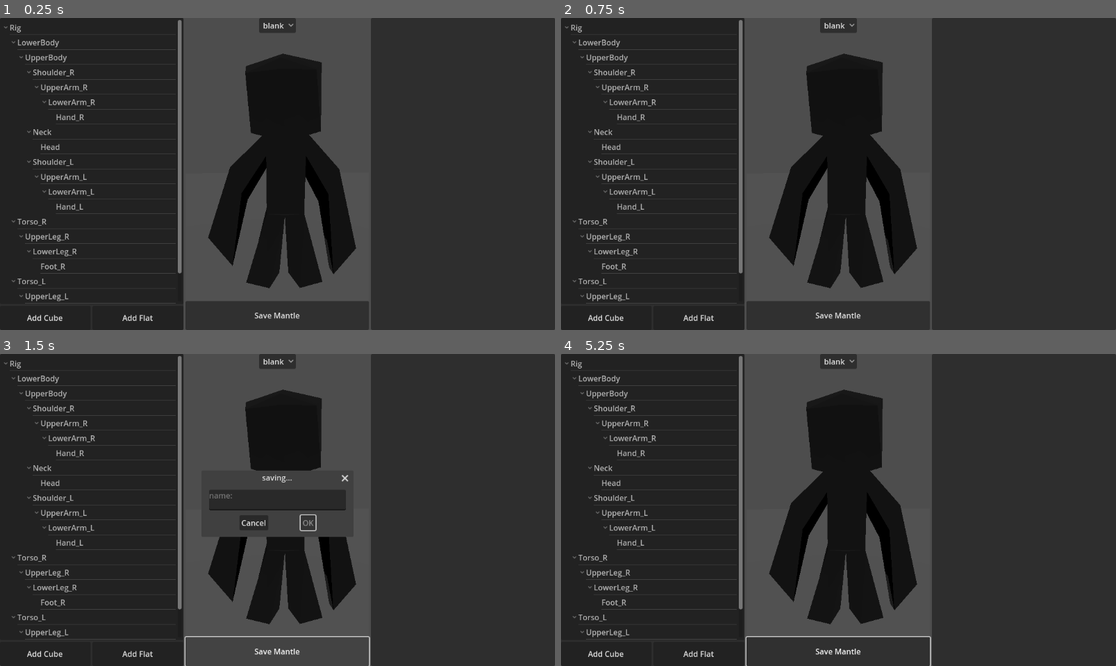
Above: before the commit, frames 1-4 (two rows, left to right).
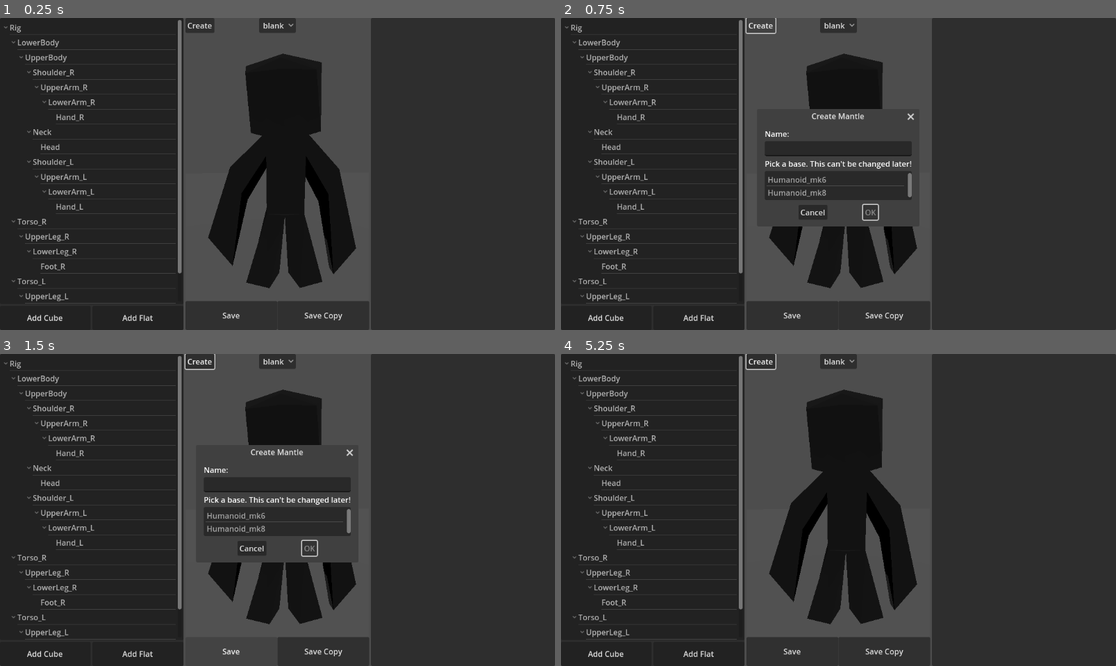
Above: after the commit, the same moments.

Repository: All-Chronical/MantleM
Game: Godot game, scene res://Program/char_maker_control.tscn
The game is run twice, just before and just after one commit, with the same random seed, the same clock (stepped at 60 frames per second) and the same inputs.
Inputs (mouse positions are in pixels of both pictures, inside the frame that each line leads up to):
- Up to frame 1 (0.25 s): no input
- Up to frame 2 (0.75 s): click (760, 24) at 0.5 s, where only the run after the commit has a clickable "Create"
- Up to frame 3 (1.5 s): click "Save Mantle" (after the commit: "Save") at 1.25 s
- Up to frame 4 (5.25 s): click (882, 650) at 2 s, where only the run after the commit has a clickable "Save Copy"; click "Add Cube" at 2.75 s; click "Add Flat" at 3.5 s; click "blank" at 4.25 s; click "Cancel" at 5 s

The runs differ from the first frame. In frame 1, 0.4% of the frame differs, in the area x 33-62%, y 0-100%; in frame 2, 6.1%, in the area x 33-64%, y 0-100%; in frame 3, 4.2%; in frame 4, 0.7%.

Commit message:
feat: working multi-base editor. rework saving logic

Diff:
--- a/Program/char_maker_control.tscn
+++ b/Program/char_maker_control.tscn
@@ -94,6 +94,12 @@
 
 [node name="Node3D" parent="HBoxContainer/Viewport/SubViewportContainer/SubViewport" instance=ExtResource("1_or0s6")]
 
+[node name="CreateBtn" type="Button" parent="HBoxContainer/Viewport"]
+layout_mode = 1
+offset_right = 60.0
+offset_bottom = 31.0
+text = "Create"
+
 [node name="OptionButton" type="OptionButton" parent="HBoxContainer/Viewport"]
 layout_mode = 1
 anchors_preset = 5
@@ -106,14 +112,26 @@
 
 [node name="SaveBtn" type="Button" parent="HBoxContainer/Viewport"]
 layout_mode = 1
-anchors_preset = 12
+anchors_preset = -1
 anchor_top = 1.0
-anchor_right = 1.0
+anchor_right = 0.5
 anchor_bottom = 1.0
 offset_top = -60.0
 grow_horizontal = 2
 grow_vertical = 0
-text = "Save Mantle"
+text = "Save"
+
+[node name="SaveCopyBtn" type="Button" parent="HBoxContainer/Viewport"]
+layout_mode = 1
+anchors_preset = -1
+anchor_left = 0.5
+anchor_top = 1.0
+anchor_right = 1.0
+anchor_bottom = 1.0
+offset_top = -60.0
+grow_horizontal = 2
+grow_vertical = 0
+text = "Save Copy"
 
 [node name="Inspector" type="Panel" parent="HBoxContainer"]
 layout_mode = 2
--- a/Scripts/char_maker_control.gd
+++ b/Scripts/char_maker_control.gd
@@ -3,6 +3,7 @@
 @export var hierarchyList: Tree
 @export var mantle_skin: MantleSkin
 
+@onready var _create_btn: Button = $HBoxContainer/Viewport/CreateBtn
 @onready var _mantle_picker: OptionButton = $HBoxContainer/Viewport/OptionButton
 @onready var _note_label: Label = $HBoxContainer/Inspector/VBoxContainer/Label
 @onready var _note_edit: TextEdit = $HBoxContainer/Inspector/VBoxContainer/TextEdit
@@ -11,6 +12,7 @@
 @onready var _rig_color_label: Label = $HBoxContainer/Inspector/VBoxContainer/BaseColorLabel
 @onready var _rig_color_picker: ColorPickerButton = $HBoxContainer/Inspector/VBoxContainer/BaseColorPicker
 @onready var _save_btn: Button = $HBoxContainer/Viewport/SaveBtn
+@onready var _save_copy_btn: Button = $HBoxContainer/Viewport/SaveCopyBtn
 @onready var _shape_keys_label: Label = $HBoxContainer/Inspector/VBoxContainer/ShapeKeysLabel
 @onready var _shape_key_container: VBoxContainer = $HBoxContainer/Inspector/VBoxContainer/ShapeKeyContainer
 @onready var _shape_key_template: VBoxContainer = $HBoxContainer/Inspector/VBoxContainer/ShapeKeyContainer/ShapeKeyTemplate
@@ -50,10 +52,14 @@
 var _mantle_paths: Array[String] = []
 var _updating_attrs: bool = false
 
-var _save_as_dialog: ConfirmationDialog
-var _save_as_name_edit: LineEdit
+var _create_dialog: ConfirmationDialog
+var _create_name_edit: LineEdit
+var _create_base_list: ItemList
+var _save_copy_dialog: ConfirmationDialog
+var _save_copy_name_edit: LineEdit
 var _overwrite_dialog: ConfirmationDialog
 var _pending_save_path: String = ""
+var _pending_overwrite_context: String = ""
 
 var _selected_cube_idx: int = -1
 var _selected_flat_idx: int = -1
@@ -63,9 +69,13 @@
 	hierarchyList.item_selected.connect(_on_bone_selected)
 	hierarchyList.nothing_selected.connect(_on_bone_deselected)
 
+	_create_btn.pressed.connect(_on_create_pressed)
 	_save_btn.disabled = true
+	_save_copy_btn.disabled = true
 	_save_btn.pressed.connect(_on_save_pressed)
-	_build_save_as_dialog()
+	_save_copy_btn.pressed.connect(_on_save_copy_pressed)
+	_build_create_dialog()
+	_build_save_copy_dialog()
 	_build_overwrite_dialog()
 
 	_note_edit.text_changed.connect(_on_note_changed)
@@ -149,6 +159,7 @@
 	_current_bone_order = mantle_skin.get_bone_order()
 	print("[Mantle] loaded, bone_count=", _current_bone_order.size(), " notes_size=", _current_mantle.notes.size(), " shape_keys=", _current_mantle.shapeKeyValues.size())
 	_save_btn.disabled = false
+	_save_copy_btn.disabled = false
 	_rebuild_hierarchy()
 	_on_bone_deselected()
 
@@ -574,26 +585,78 @@
 		return
 	_current_mantle.rigNote = _rig_note_edit.text
 
+func _on_create_pressed() -> void:
+	_create_name_edit.text = ""
+	_create_base_list.deselect_all()
+	_create_dialog.get_ok_button().disabled = true
+	_create_dialog.popup_centered()
+
+func _on_create_name_changed(_text: String) -> void:
+	_update_create_ok_state()
+
+func _on_create_base_selected(_idx: int) -> void:
+	_update_create_ok_state()
+
+func _update_create_ok_state() -> void:
+	var has_name := not _create_name_edit.text.strip_edges().is_empty()
+	var has_base := _create_base_list.get_selected_items().size() > 0
+	_create_dialog.get_ok_button().disabled = not (has_name and has_base)
+
+func _on_create_confirmed() -> void:
+	var mantle_name := _create_name_edit.text.strip_edges()
+	if mantle_name.is_empty():
+		return
+	var selected := _create_base_list.get_selected_items()
+	if selected.size() == 0:
+		return
+	var rig_type: int = _create_base_list.get_item_metadata(selected[0])
+	var result := MantleSerializer.create_mantle(rig_type, mantle_name)
+	if result["needs_overwrite"]:
+		_pending_save_path = result["path"]
+		_pending_overwrite_context = "create"
+		_overwrite_dialog.dialog_text = "'" + mantle_name + "' already exists. Overwrite?"
+		_overwrite_dialog.popup_centered()
+	elif result["error"] == OK:
+		_load_created_mantle(result["mantle"], result["path"], mantle_name)
+
+func _load_created_mantle(m: Mantle, path: String, mantle_name: String) -> void:
+	_current_mantle_path = path
+	_original_mantle = m
+	_current_mantle = _original_mantle.duplicate()
+	mantle_skin.apply_mantle(_current_mantle)
+	_current_bone_order = mantle_skin.get_bone_order()
+	_save_btn.disabled = false
+	_save_copy_btn.disabled = false
+	_refresh_mantle_options()
+	_select_mantle_by_name(mantle_name)
+	_rebuild_hierarchy()
+	_on_bone_deselected()
+
 func _on_save_pressed() -> void:
 	if _current_mantle == null:
 		return
-	if MantleSerializer.is_blank(_current_mantle_path):
-		_save_as_name_edit.text = ""
-		_save_as_dialog.get_ok_button().disabled = true
-		_save_as_dialog.popup_centered()
-	else:
-		_do_quick_save()
-
-func _on_save_as_name_changed(text: String) -> void:
-	_save_as_dialog.get_ok_button().disabled = text.strip_edges().is_empty()
-
-func _on_save_as_confirmed() -> void:
-	var mantle_name := _save_as_name_edit.text.strip_edges()
+	var err := MantleSerializer.quick_save(_current_mantle, _current_mantle_path)
+	if err == OK:
+		_original_mantle = _current_mantle.duplicate()
+
+func _on_save_copy_pressed() -> void:
+	if _current_mantle == null:
+		return
+	_save_copy_name_edit.text = ""
+	_save_copy_dialog.get_ok_button().disabled = true
+	_save_copy_dialog.popup_centered()
+
+func _on_save_copy_name_changed(text: String) -> void:
+	_save_copy_dialog.get_ok_button().disabled = text.strip_edges().is_empty()
+
+func _on_save_copy_confirmed() -> void:
+	var mantle_name := _save_copy_name_edit.text.strip_edges()
 	if mantle_name.is_empty():
 		return
 	var result := MantleSerializer.save_as(_current_mantle, mantle_name)
 	if result["needs_overwrite"]:
 		_pending_save_path = result["path"]
+		_pending_overwrite_context = "save_copy"
 		_overwrite_dialog.dialog_text = "'" + mantle_name + "' already exists. Overwrite?"
 		_overwrite_dialog.popup_centered()
 	elif result["error"] == OK:
@@ -603,18 +666,23 @@
 		_select_mantle_by_name(mantle_name)
 
 func _on_overwrite_confirmed() -> void:
-	var mantle_name := _save_as_name_edit.text.strip_edges()
-	var err := MantleSerializer.overwrite_save(_current_mantle, _pending_save_path)
-	if err == OK:
-		_current_mantle_path = _pending_save_path
-		_original_mantle = _current_mantle.duplicate()
-		_refresh_mantle_options()
-		_select_mantle_by_name(mantle_name)
-
-func _do_quick_save() -> void:
-	var err := MantleSerializer.quick_save(_current_mantle, _current_mantle_path)
-	if err == OK:
-		_original_mantle = _current_mantle.duplicate()
+	if _pending_overwrite_context == "create":
+		var mantle_name := _create_name_edit.text.strip_edges()
+		var selected := _create_base_list.get_selected_items()
+		if selected.size() == 0:
+			return
+		var rig_type: int = _create_base_list.get_item_metadata(selected[0])
+		var result := MantleSerializer.force_create_mantle(rig_type, _pending_save_path)
+		if result["error"] == OK:
+			_load_created_mantle(result["mantle"], result["path"], mantle_name)
+	elif _pending_overwrite_context == "save_copy":
+		var mantle_name := _save_copy_name_edit.text.strip_edges()
+		var err := MantleSerializer.overwrite_save(_current_mantle, _pending_save_path)
+		if err == OK:
+			_current_mantle_path = _pending_save_path
+			_original_mantle = _current_mantle.duplicate()
+			_refresh_mantle_options()
+			_select_mantle_by_name(mantle_name)
 
 func _select_mantle_by_name(mantle_name: String) -> void:
 	for i in range(_mantle_picker.item_count):
@@ -622,22 +690,49 @@
 			_mantle_picker.select(i)
 			break
 
-func _build_save_as_dialog() -> void:
-	_save_as_dialog = ConfirmationDialog.new()
-	_save_as_dialog.title = "saving..."
-	_save_as_dialog.min_size = Vector2i(300, 100)
+func _build_create_dialog() -> void:
+	_create_dialog = ConfirmationDialog.new()
+	_create_dialog.title = "Create Mantle"
+	_create_dialog.min_size = Vector2i(300, 200)
+	var vbox := VBoxContainer.new()
+	var name_label := Label.new()
+	name_label.text = "Name:"
+	_create_name_edit = LineEdit.new()
+	var warning_label := Label.new()
+	warning_label.text = "Pick a base. This can't be changed later!"
+	_create_base_list = ItemList.new()
+	_create_base_list.custom_minimum_size = Vector2(0, 60)
+	for rig_type in MantleSkin.RIG_SCENES.keys():
+		var path: String = MantleSkin.RIG_SCENES[rig_type]
+		var display_name: String = path.get_file().get_basename()
+		_create_base_list.add_item(display_name)
+		_create_base_list.set_item_metadata(_create_base_list.item_count - 1, rig_type)
+	vbox.add_child(name_label)
+	vbox.add_child(_create_name_edit)
+	vbox.add_child(warning_label)
+	vbox.add_child(_create_base_list)
+	_create_dialog.add_child(vbox)
+	add_child(_create_dialog)
+	_create_dialog.confirmed.connect(_on_create_confirmed)
+	_create_name_edit.text_changed.connect(_on_create_name_changed)
+	_create_base_list.item_selected.connect(_on_create_base_selected)
+
+func _build_save_copy_dialog() -> void:
+	_save_copy_dialog = ConfirmationDialog.new()
+	_save_copy_dialog.title = "Save Copy"
+	_save_copy_dialog.min_size = Vector2i(300, 100)
 	var lbl := Label.new()
-	lbl.text = "name:"
-	_save_as_name_edit = LineEdit.new()
-	_save_as_dialog.add_child(lbl)
-	_save_as_dialog.add_child(_save_as_name_edit)
-	add_child(_save_as_dialog)
-	_save_as_dialog.confirmed.connect(_on_save_as_confirmed)
-	_save_as_name_edit.text_changed.connect(_on_save_as_name_changed)
+	lbl.text = "Name:"
+	_save_copy_name_edit = LineEdit.new()
+	_save_copy_dialog.add_child(lbl)
+	_save_copy_dialog.add_child(_save_copy_name_edit)
+	add_child(_save_copy_dialog)
+	_save_copy_dialog.confirmed.connect(_on_save_copy_confirmed)
+	_save_copy_name_edit.text_changed.connect(_on_save_copy_name_changed)
 
 func _build_overwrite_dialog() -> void:
 	_overwrite_dialog = ConfirmationDialog.new()
-	_overwrite_dialog.title = "overwrite?"
+	_overwrite_dialog.title = "Overwrite?"
 	_overwrite_dialog.min_size = Vector2i(300, 100)
 	add_child(_overwrite_dialog)
 	_overwrite_dialog.confirmed.connect(_on_overwrite_confirmed)
--- a/Scripts/mantle_serializer.gd
+++ b/Scripts/mantle_serializer.gd
@@ -2,9 +2,6 @@
 
 const BLANK_MANTLE_PATH := "res://Mantles/blank.tres"
 const MANTLES_DIR := "res://Mantles/"
-
-static func is_blank(path: String) -> bool:
-	return path == BLANK_MANTLE_PATH
 
 static func list_mantle_paths() -> Array[String]:
 	var paths: Array[String] = []
@@ -47,3 +44,31 @@
 	else:
 		print("[MantleSerializer] Overwrite saved to: ", path)
 	return err
+
+static func create_mantle(rig_type: int, mantle_name: String) -> Dictionary:
+	var path := MANTLES_DIR + mantle_name + ".tres"
+	var exists := ResourceLoader.exists(path)
+	if exists:
+		return {"error": OK, "path": path, "mantle": null, "needs_overwrite": true}
+	var blank := load(BLANK_MANTLE_PATH) as Mantle
+	var m := Mantle.new()
+	m.rigType = rig_type
+	m.baseColor = blank.baseColor if blank != null else Color.BLACK
+	var err := ResourceSaver.save(m, path)
+	if err != OK:
+		push_error("[MantleSerializer] Create failed: " + str(err))
+		return {"error": err, "path": path, "mantle": null, "needs_overwrite": false}
+	print("[MantleSerializer] Created: ", path)
+	return {"error": OK, "path": path, "mantle": m, "needs_overwrite": false}
+
+static func force_create_mantle(rig_type: int, path: String) -> Dictionary:
+	var blank := load(BLANK_MANTLE_PATH) as Mantle
+	var m := Mantle.new()
+	m.rigType = rig_type
+	m.baseColor = blank.baseColor if blank != null else Color.BLACK
+	var err := ResourceSaver.save(m, path)
+	if err != OK:
+		push_error("[MantleSerializer] Force create failed: " + str(err))
+		return {"error": err, "path": path, "mantle": null}
+	print("[MantleSerializer] Force created: ", path)
+	return {"error": OK, "path": path, "mantle": m}
--- a/Scripts/mantle_skin.gd
+++ b/Scripts/mantle_skin.gd
@@ -3,6 +3,7 @@
 
 const RIG_SCENES: Dictionary = {
 	0: "res://Assets/Rigs/Humanoid_mk6.glb",
+	1: "res://Assets/Rigs/Humanoid_mk8.glb",
 }
 
 @export var mantle: Mantle:
